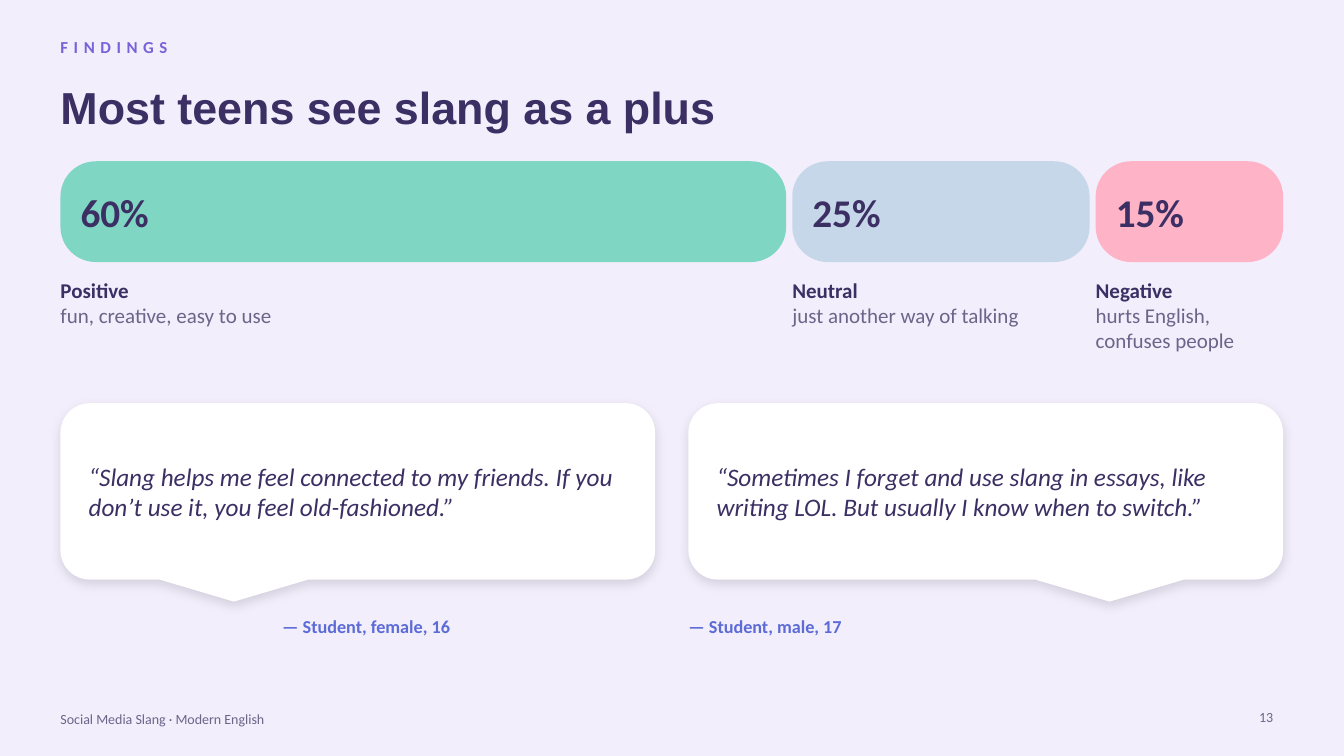
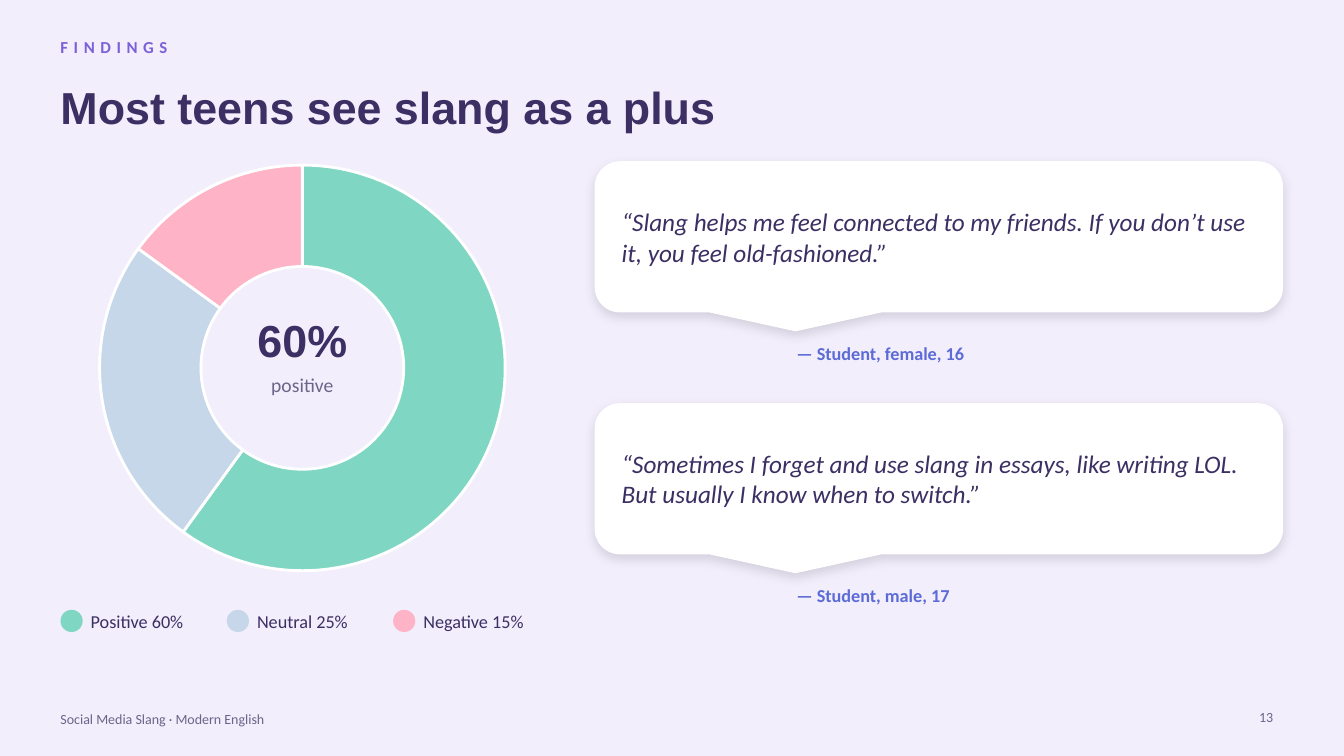
Before and after one commit to araymyrkieva9-sketch/english-daptar, a slide deck: slide 13 of variants/Slang_Presentation_3_Lavender.pptx. Drawn at 1344x756 pixels with LibreOffice and Linux fonts; fonts in the diff are those of the drawing. Boxes give left, top, right and bottom in pixels: in the first picture for what was removed or moved away, otherwise in the second. Text is boxed around its words. In the diff, an @@ line names an element or a change of style, - is before the commit and + after.

```diff
--- a/variants/Slang_Presentation_3_Lavender.pptx
+++ b/variants/Slang_Presentation_3_Lavender.pptx
@@ rounded rectangle removed at [60,161,786,262] @@
@@ doughnut chart added at [60,151,544,585] @@
+categories: Positive, Neutral, Negative
+Series 1: 60, 25, 15
@@ rounded speech box "“Slang helps me feel connected ...": place and size @@
-rounded speech box "“Slang helps me feel connected ..." at [60,403,655,580]
+rounded speech box "“Slang helps me feel connected ..." at [595,161,1284,313]
@@ rounded rectangle removed at [792,161,1090,262] @@
@@ rounded rectangle removed at [1096,161,1284,262] @@
@@ text removed at [1116,200,1184,228] @@
-15%
@@ text removed at [792,283,1019,327] @@
-Neutral
-just another way of talking
@@ text "60%": place and size @@
-text "60%" at [81,200,149,228]
+text "60%" at [257,325,347,358]
@@ text "60%" at [257,325,347,358]: size 28 to 32 pt, font Calibri to Arial; alignment left to centre; vertical alignment middle to top @@
@@ text "— Student, female, 16": place and size @@
-text "— Student, female, 16" at [303,620,450,635]
+text "— Student, female, 16" at [817,347,964,362]
@@ text at [271,378,333,395]: text changed; size 15 to 14 pt @@
-Positive
-fun, creative, easy to use
+positive
@@ rounded speech box "“Sometimes I forget and use ...": place and size @@
-rounded speech box "“Sometimes I forget and use ..." at [689,403,1284,580]
+rounded speech box "“Sometimes I forget and use ..." at [595,403,1284,555]
@@ rounded speech box "“Sometimes I forget and use ..." at [595,403,1284,555]: mirrored @@
@@ text "— Student, male, 17": place and size @@
-text "— Student, male, 17" at [709,620,841,635]
+text "— Student, male, 17" at [817,589,949,604]
@@ ellipse added at [60,610,83,632], fill #7FD6C2 @@
@@ text added at [91,615,183,628], 13 pt, text #3B2F63 @@
+Positive 60%
@@ ellipse added at [227,610,249,632], fill #C7D7EA @@
@@ text at [257,615,347,628]: text changed; size 28 to 13 pt; bold off @@
-25%
+Neutral 25%
@@ ellipse added at [393,610,415,632], fill #FFB3C7 @@
@@ text at [423,615,523,631]: text changed; size 15 to 13 pt; text colour #6B6589 to #3B2F63 @@
-Negative
-hurts English, confuses people
+Negative 15%
@@ text "Negative 15%" at [423,615,523,631]: vertical alignment top to middle @@
```
Also in this commit, not shown: 17 other slides changed, 3 other files.
